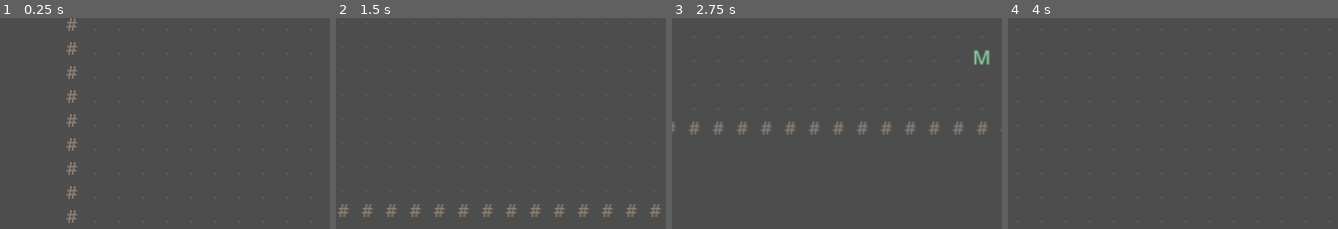
Above: before the commit, frames 1-4 (left to right).
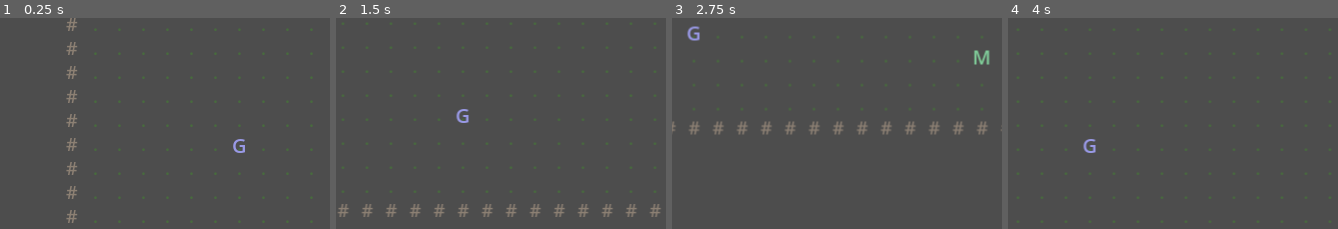
Above: after the commit, the same moments.

Repository: jchans/agent-blank
Game: Godot game, scene res://scenes/Main.tscn
Two runs of this game, one before a commit and one after it. Both use one fixed random seed, a clock stepped at 60 frames per second and the inputs below.
Inputs:
- Up to frame 1 (0.25 s): no input
- Up to frame 2 (1.5 s): tap Enter at 0.5, 0.6 s; hold D 0.53-1.28 s; tap Space at 0.77 s; hold S from 1.28 s (still down); tap E at 1.35 s
- Up to frame 3 (2.75 s): tap Space at 1.52 s; release S at 2.03 s; hold D from 2.03 s (still down); tap Enter at 2.1 s
- Up to frame 4 (4 s): release D at 2.78 s; hold W 2.78-3.53 s; tap E at 2.85 s; tap Space at 3.02, 3.77 s; hold A from 3.53 s (still down); tap Enter at 3.6 s
The pictures show only the part of the screen within x 0-50%, y 44-94%; the shares and areas given below are measured in that part.

The runs differ from the first frame. In frame 1, 0.1% of the frame differs, in the area x 70-75%, y 57-64%; in frame 2, 0.2%; in frame 3, 0.2%, in the area x 4-9%, y 3-11%; in frame 4, 0.2%.

Commit message:
Add first battle system slice: text-only turn-based Attack/Run
New Battle.tscn/battle.gd: one enemy loaded from data/enemies/*.json,
Attack/Run buttons, HP status line, scrolling log, no animation (stays
consistent with the ASCII/text-only visual style). Win or lose both
return to Main.tscn after a short delay; losing fully heals the player
for now (no real penalty yet — tracked in PROGRESS.md).

Dialogue nodes can trigger a battle via "start_battle": "<enemy_id>",
handled in dialogue_manager.gd. New Guard NPC (data/npcs/guard.json,
dialogues/guard.json) demonstrates it: talk to the guard, choose "Let's
spar!", fight a slime.

GameState gained player_hp/player_max_hp/player_attack and
pending_battle_enemy (the last is transient, not persisted).

Verified headlessly beyond the import-time smoke test: a scripted
auto-attack loop run directly against Battle.tscn confirms the win path
and the scene change back to Main.tscn both complete with no errors or
leaked nodes, and a separate run confirms the Main -> dialogue ->
Battle.tscn trigger path is also clean.

Co-Authored-By: Claude Sonnet 5 <noreply@anthropic.com>
Claude-Session: https://claude.ai/code/session_01HmiigptxmSDHEc1tqMT62E

Diff:
--- /dev/null
+++ b/data/enemies/slime.json
@@ -0,0 +1,7 @@
+{
+  "id": "slime",
+  "name": "Slime",
+  "glyph": "s",
+  "hp": 10,
+  "attack": 3
+}
--- /dev/null
+++ b/data/npcs/guard.json
@@ -0,0 +1,8 @@
+{
+  "id": "guard",
+  "name": "Guard",
+  "glyph": "G",
+  "position": [180, 252],
+  "color": [0.6, 0.6, 0.9, 1],
+  "dialogue": "res://dialogues/guard.json"
+}
--- /dev/null
+++ b/dialogues/guard.json
@@ -0,0 +1,23 @@
+{
+  "start": "greet",
+  "nodes": {
+    "greet": {
+      "speaker": "Guard",
+      "text": "Want to test your skills? I can summon a training slime.",
+      "choices": [
+        { "text": "Let's spar!", "next": "battle_start" },
+        { "text": "Not now.", "next": "end" }
+      ]
+    },
+    "battle_start": {
+      "speaker": "Guard",
+      "text": "Here it comes!",
+      "start_battle": "slime"
+    },
+    "end": {
+      "speaker": "",
+      "text": "",
+      "end": true
+    }
+  }
+}
--- /dev/null
+++ b/scenes/Battle.tscn
@@ -0,0 +1,50 @@
+[gd_scene load_steps=2 format=3]
+
+[ext_resource type="Script" path="res://scripts/battle.gd" id="1"]
+
+[node name="Battle" type="Node2D"]
+script = ExtResource("1")
+
+[node name="UI" type="CanvasLayer" parent="."]
+
+[node name="Panel" type="Panel" parent="UI"]
+offset_right = 720.0
+offset_bottom = 480.0
+
+[node name="MarginContainer" type="MarginContainer" parent="UI/Panel"]
+layout_mode = 1
+anchor_right = 1.0
+anchor_bottom = 1.0
+theme_override_constants/margin_left = 24
+theme_override_constants/margin_top = 24
+theme_override_constants/margin_right = 24
+theme_override_constants/margin_bottom = 24
+
+[node name="VBoxContainer" type="VBoxContainer" parent="UI/Panel/MarginContainer"]
+layout_mode = 2
+
+[node name="StatusLabel" type="Label" parent="UI/Panel/MarginContainer/VBoxContainer"]
+layout_mode = 2
+theme_override_font_sizes/font_size = 18
+text = "Status"
+
+[node name="LogLabel" type="RichTextLabel" parent="UI/Panel/MarginContainer/VBoxContainer"]
+layout_mode = 2
+custom_minimum_size = Vector2(0, 260)
+size_flags_vertical = 3
+bbcode_enabled = false
+scroll_following = true
+
+[node name="ActionsContainer" type="HBoxContainer" parent="UI/Panel/MarginContainer/VBoxContainer"]
+layout_mode = 2
+
+[node name="AttackButton" type="Button" parent="UI/Panel/MarginContainer/VBoxContainer/ActionsContainer"]
+layout_mode = 2
+text = "Attack"
+
+[node name="RunButton" type="Button" parent="UI/Panel/MarginContainer/VBoxContainer/ActionsContainer"]
+layout_mode = 2
+text = "Run"
+
+[connection signal="pressed" from="UI/Panel/MarginContainer/VBoxContainer/ActionsContainer/AttackButton" to="." method="_on_attack_button_pressed"]
+[connection signal="pressed" from="UI/Panel/MarginContainer/VBoxContainer/ActionsContainer/RunButton" to="." method="_on_run_button_pressed"]
--- /dev/null
+++ b/scripts/battle.gd
@@ -0,0 +1,93 @@
+extends Node2D
+
+## Minimal turn-based battle: Attack/Run against one enemy, no animation,
+## ASCII-consistent (text-only UI). GameState.pending_battle_enemy names
+## which data/enemies/*.json to load. See PROGRESS.md for what's still
+## missing (multiple enemies, rewards, a real game-over state).
+
+const ENEMY_DATA_DIR := "res://data/enemies/"
+
+@onready var status_label: Label = $UI/Panel/MarginContainer/VBoxContainer/StatusLabel
+@onready var log_label: RichTextLabel = $UI/Panel/MarginContainer/VBoxContainer/LogLabel
+@onready var actions_container: HBoxContainer = $UI/Panel/MarginContainer/VBoxContainer/ActionsContainer
+
+var enemy_name: String = "Enemy"
+var enemy_glyph: String = "?"
+var enemy_hp: int = 10
+var enemy_max_hp: int = 10
+var enemy_attack: int = 3
+
+var _battle_over: bool = false
+
+
+func _ready() -> void:
+	var enemy_id: String = GameState.pending_battle_enemy
+	if enemy_id == "":
+		enemy_id = "slime"
+	_load_enemy(enemy_id)
+	_log("A wild %s (%s) appears!" % [enemy_name, enemy_glyph])
+	_update_status()
+
+
+func _load_enemy(enemy_id: String) -> void:
+	var path := ENEMY_DATA_DIR + enemy_id + ".json"
+	var file := FileAccess.open(path, FileAccess.READ)
+	if file == null:
+		push_warning("Battle: could not open enemy data file: %s" % path)
+		return
+	var parsed: Variant = JSON.parse_string(file.get_as_text())
+	file.close()
+	if typeof(parsed) != TYPE_DICTIONARY:
+		push_warning("Battle: invalid enemy data file: %s" % path)
+		return
+	enemy_name = parsed.get("name", "Enemy")
+	enemy_glyph = parsed.get("glyph", "?")
+	enemy_hp = parsed.get("hp", 10)
+	enemy_max_hp = enemy_hp
+	enemy_attack = parsed.get("attack", 3)
+
+
+func _log(line: String) -> void:
+	log_label.text += line + "\n"
+
+
+func _update_status() -> void:
+	status_label.text = "@ You  HP: %d/%d      %s %s  HP: %d/%d" % [
+		GameState.player_hp, GameState.player_max_hp,
+		enemy_glyph, enemy_name, enemy_hp, enemy_max_hp,
+	]
+
+
+func _on_attack_button_pressed() -> void:
+	if _battle_over:
+		return
+	enemy_hp = max(0, enemy_hp - GameState.player_attack)
+	_log("You attack %s for %d damage." % [enemy_name, GameState.player_attack])
+	if enemy_hp == 0:
+		_update_status()
+		_log("%s is defeated! You win." % enemy_name)
+		_end_battle()
+		return
+	GameState.player_hp = max(0, GameState.player_hp - enemy_attack)
+	_log("%s attacks you for %d damage." % [enemy_name, enemy_attack])
+	_update_status()
+	if GameState.player_hp == 0:
+		_log("You were defeated... you crawl back to the village.")
+		GameState.player_hp = GameState.player_max_hp
+		_end_battle()
+
+
+func _on_run_button_pressed() -> void:
+	if _battle_over:
+		return
+	_log("You run away.")
+	_end_battle()
+
+
+func _end_battle() -> void:
+	_battle_over = true
+	for child in actions_container.get_children():
+		child.disabled = true
+	GameState.save_game()
+	await get_tree().create_timer(1.5).timeout
+	get_tree().change_scene_to_file("res://scenes/Main.tscn")
--- a/scripts/dialogue_manager.gd
+++ b/scripts/dialogue_manager.gd
@@ -70,6 +70,15 @@
 		end_dialogue()
 		return
 
+	var start_battle: String = node.get("start_battle", "")
+	if start_battle != "":
+		GameState.pending_battle_enemy = start_battle
+		_dialogue_box.display_node(node)
+		await get_tree().create_timer(1.2).timeout
+		end_dialogue()
+		get_tree().change_scene_to_file("res://scenes/Battle.tscn")
+		return
+
 	var set_flag: String = node.get("set_flag", "")
 	if set_flag != "":
 		GameState.set_flag(set_flag)
--- a/scripts/game_state.gd
+++ b/scripts/game_state.gd
@@ -1,14 +1,21 @@
 extends Node
 
-## Autoload singleton. Tracks story flags (e.g. "met_elder") set by dialogue
-## nodes via "set_flag", checked by choices via "requires_flag" /
-## "requires_not_flag". Persisted immediately on every change — this is a
-## minimal save system covering flags only; player position/inventory/etc.
-## aren't tracked yet (see PROGRESS.md Next up).
+## Autoload singleton. Tracks story flags and basic player battle stats,
+## persisted immediately to user://save.json on every change. Player
+## position/inventory/current map aren't tracked yet (see PROGRESS.md
+## Next up) — keep the save format additive when adding those, don't
+## redesign it.
 
 const SAVE_PATH := "user://save.json"
 
 var flags: Dictionary = {}
+var player_max_hp: int = 20
+var player_hp: int = 20
+var player_attack: int = 5
+
+## Set by whoever triggers a battle (e.g. DialogueManager on a "start_battle"
+## node) right before changing to Battle.tscn; Battle reads it in _ready().
+var pending_battle_enemy: String = ""
 
 
 func _ready() -> void:
@@ -29,7 +36,12 @@
 	if file == null:
 		push_warning("GameState: could not open save file for writing: %s" % SAVE_PATH)
 		return
-	file.store_string(JSON.stringify({"flags": flags}))
+	file.store_string(JSON.stringify({
+		"flags": flags,
+		"player_hp": player_hp,
+		"player_max_hp": player_max_hp,
+		"player_attack": player_attack,
+	}))
 	file.close()
 
 
@@ -43,3 +55,6 @@
 	file.close()
 	if typeof(parsed) == TYPE_DICTIONARY:
 		flags = parsed.get("flags", {})
+		player_hp = parsed.get("player_hp", player_hp)
+		player_max_hp = parsed.get("player_max_hp", player_max_hp)
+		player_attack = parsed.get("player_attack", player_attack)
Not shown, added: scripts/battle.gd.uid
Not shown, changed: PROGRESS.md
